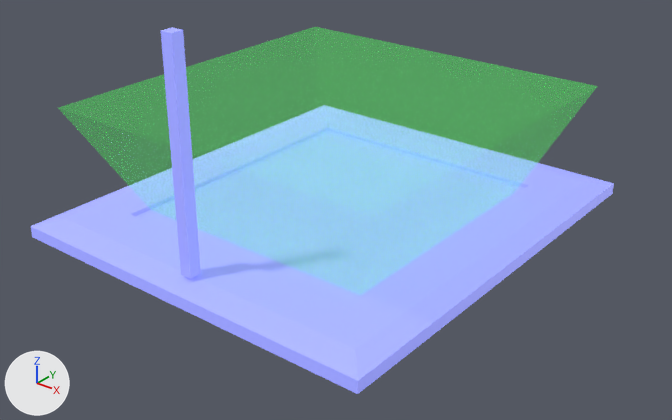
An edit to the glTF model public/assets/themes/default/models/base.glb, drawn before and after from the same camera.
Camera for both pictures: a 50 mm camera at (88.9, -111.2, 59.0) aimed at (4.9, -6.2, -6.0). The lights are fixed; the arrows at lower left show +X, +Y and +Z. The picture after the commit comes second. Where no turn or scale is listed for an object, it has been applied to the vertices. Vertices at exactly the same position are counted once.

The first picture shows 'Base', 'BaseLandingZone'.
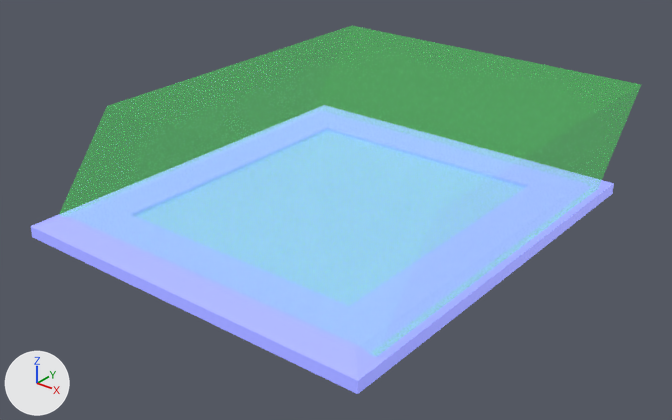
Boxes (x1, y1, x2, y2) around the edits, measured in the pictures (672 x 420 px):
'BaseLandingZone', reshaped (8% wider, 23% taller)
    before: (58, 27, 598, 295)
    after: (59, 26, 641, 357)
'Base', reshaped
    before: (31, 27, 614, 394)
    after: (31, 180, 614, 394)
part 1 of me_basemesh, deleted (blue)
    before: (161, 27, 201, 279)

What the commit changed:
me_basemesh is used by ob_base; location (0.0, 0.0, -8.6).
me_basemesh had 32 vertices, 56 faces and spanned x -33.1..33.1, y -37.3..37.3, z -2.1..36.6.
me_basemesh now has 24 vertices, 44 faces and spans x -33.1..33.1, y -37.3..37.3, z -2.1..0.7.
me_basemesh part 1: the loose piece of 8 vertices spanning x -1.0..1.0, y -34.3..-32.3, z 1.1..36.6 is deleted.
me_baselandingzone is used by ob_baselandingzone; location (0.0, 0.0, -4.5).
Before the commit, vertices of me_baselandingzone: 1 (-30.4, -31.1, 14.8) at pixel (57, 107), 3 (-30.4, 31.1, 14.8) at pixel (314, 26), 5 (30.4, -31.1, 14.8) at pixel (372, 216), 7 (30.4, 31.1, 14.8) at pixel (597, 86).
me_baselandingzone had 8 vertices, 12 faces and spanned x -30.4..30.4, y -31.1..31.1, z -3.8..14.8.
me_baselandingzone now has 8 vertices, 12 faces and spans x -32.3..35.7, y -32.3..36.4, z -3.8..14.8.
Part 2, on me_baselandingzone:
Vertices 1, 3, 5, 7 of me_baselandingzone move by (5.3, 5.4, 0.0).
Vertex 0 of me_baselandingzone moves from (-21.8, -21.8, -3.8) at pixel (151, 210) to (-32.3, -32.3, -3.8) at pixel (58, 214).
Vertex 2 of me_baselandingzone moves from (-21.8, 21.8, -3.8) to (-32.3, 32.3, -3.8).
Vertex 4 of me_baselandingzone moves from (21.8, -21.8, -3.8) at pixel (360, 295) to (32.3, -32.3, -3.8) at pixel (376, 356).
Vertex 6 of me_baselandingzone moves from (21.8, 21.8, -3.8) at pixel (514, 192) to (32.3, 32.3, -3.8) at pixel (598, 188).
